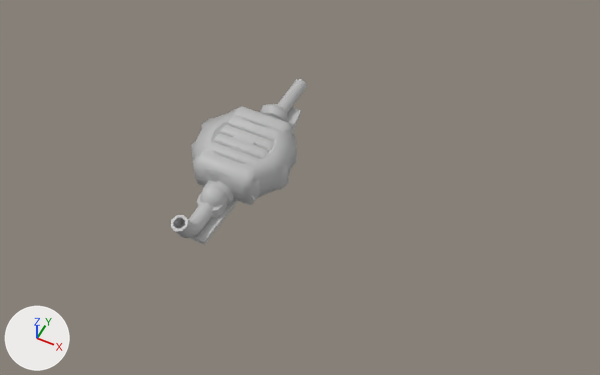
A saved change to the FBX model Assets/Client/Meshes/Details.fbx.
One viewpoint serves both versions: a camera (50 mm lens) standing at (0.0448, -0.0717, 0.0893) and looking at (0.0094, -0.0008, 0.0007). The lights are fixed; the arrows at lower left show +X, +Y and +Z. Where no turn or scale is listed for an object, it has been applied to the vertices.

The older version as bpy lines, for what is in view:
```python
ob_detail1 = bpy.data.objects.new('Detail1', me_mesh)
ob_detail1.location = (0.0, 0.0, 0.0)
ob_detail2 = bpy.data.objects.new('Detail2', me_mesh_001)
ob_detail2.location = (0.0, 0.0, 0.0)
ob_detail3 = bpy.data.objects.new('Detail3', me_mesh_002)
ob_detail3.location = (0.0, 0.0, 0.0)
ob_detail4 = bpy.data.objects.new('Detail4', me_mesh_005)
ob_detail4.location = (0.0, 0.0, 0.0)
ob_detail5 = bpy.data.objects.new('Detail5', me_mesh_003)
ob_detail5.location = (0.0, 0.0, 0.0)
ob_detail6 = bpy.data.objects.new('Detail6', me_mesh_004)
ob_detail6.location = (0.0, 0.0, 0.0)
ob_detail7 = bpy.data.objects.new('Detail7', me_mesh_006)
ob_detail7.location = (0.0, 0.0, 0.0)
ob_wheel = bpy.data.objects.new('Wheel', me_mesh_007)
ob_wheel.location = (0.0, 0.0, 0.0)
```
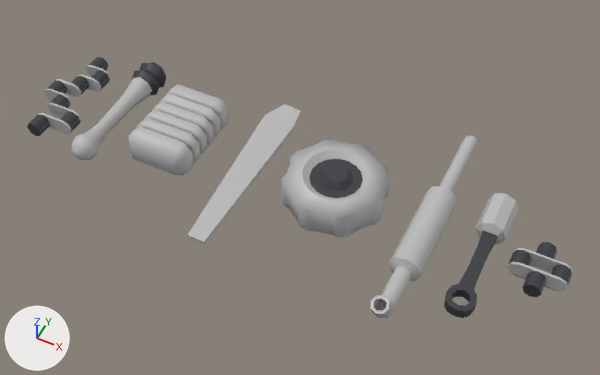
Pixel boxes [x1, y1, x2, y2] of what changed, in the pictures (600 x 375 px):
'Wheel', recoloured, moved: before [191, 109, 297, 199]; after [282, 139, 390, 238]
'Detail5', moved: before [193, 107, 293, 201]; after [128, 84, 229, 175]
'Detail6', moved: before [171, 79, 307, 238]; after [370, 135, 478, 318]
'Detail3', recoloured, moved: before [200, 104, 289, 207]; after [71, 62, 166, 160]
'Detail4', recoloured, moved: before [197, 195, 227, 218]; after [444, 193, 518, 318]
'Detail1', shading changed, recoloured, moved: before [238, 193, 260, 205]; after [27, 57, 111, 136]
'Detail2', moved (not visible before): after [507, 242, 573, 297]
part 1 of me_mesh_005, recoloured: before [197, 195, 227, 218]; after [444, 231, 497, 318]
part 2 of me_mesh_007, recoloured: before [232, 135, 257, 153]; after [309, 159, 363, 198]
part 3 of me_mesh_002, recoloured: before [260, 104, 289, 122]; after [132, 62, 166, 95]
part 4 of me_mesh_006, shading changed: before [189, 107, 301, 245]; after [187, 104, 301, 245]
part 5 of me_mesh, shading changed: before [238, 195, 255, 205]; after [39, 65, 111, 134]
part 6 of me_mesh, recoloured: after [47, 76, 89, 108]
part 7 of me_mesh, recoloured: after [27, 114, 50, 136]
part 8 of me_mesh, recoloured: after [89, 57, 108, 71]
part 9 of me_mesh, recoloured: after [91, 70, 110, 89]
part 10 of me_mesh, recoloured: after [60, 112, 80, 132]

What the commit changed:
Material 'TractorAdd' (mat_tractoradd) is new.
Its base color is (0.041, 0.043, 0.0523) (black #393a41).
me_mesh_006 has 12 vertices, 10 faces and spans x -0.0023..0.0029, y -0.0153..0.0139, z 0.0..0.0007.
me_mesh_006 is used by ob_detail7; location (0.0, 0.0, 0.0).
me_mesh_006 part 4: edges marked sharp go from 16 to 20.
me_mesh_007 has 194 vertices, 208 faces and spans x -0.00749..0.00749, y -0.00749..0.00749, z 0.0..0.00544.
me_mesh_007 is used by ob_wheel; location (0.0, 0.0, 0.0).
me_mesh_007 part 2: all 48 faces centred in x -0.00295..0.00295, y -0.00295..0.00295, z 0.00446..0.00544 switch from mat_lambert1 (grey #bcbcbc) to mat_tractoradd (black #393a41).
me_mesh has 190 vertices, 204 faces and spans x -0.0037..0.005, y -0.0088..0.0088, z 0.0..0.0025.
me_mesh is used by ob_detail1; location (0.0, 0.0, 0.0).
me_mesh part 5: edges marked sharp go from 146 to 392.
me_mesh part 6: 32 of the faces centred in x -0.0035..0.0011, y -0.0025..0.0025, z 0.0002..0.0023 switch from mat_lambert1 (grey #bcbcbc) to mat_tractoradd (black #393a41).
me_mesh part 7: 16 of the faces centred in x -0.0011..0.0011, y -0.0088..-0.0076, z 0.0002..0.0023 switch from mat_lambert1 (grey #bcbcbc) to mat_tractoradd (black #393a41).
me_mesh part 8: 16 of the faces centred in x -0.0011..0.0011, y 0.0076..0.0088, z 0.0002..0.0023 switch from mat_lambert1 (grey #bcbcbc) to mat_tractoradd (black #393a41).
me_mesh part 9: 8 of the faces centred in x 0.0011..0.0032, y 0.005, z 0.0002..0.0023 switch from mat_lambert1 (grey #bcbcbc) to mat_tractoradd (black #393a41).
me_mesh part 10: 8 of the faces centred in x 0.0027..0.0048, y -0.005, z 0.0002..0.0023 switch from mat_lambert1 (grey #bcbcbc) to mat_tractoradd (black #393a41).
me_mesh_002 has 106 vertices, 112 faces and spans x -0.0025..0.0025, y -0.0109..0.0105, z -0.0005..0.0046.
me_mesh_002 is used by ob_detail3; location (0.0, 0.0, 0.0).
me_mesh_002 part 3: all 40 faces centred in x -0.0019..0.0019, y 0.0066..0.0103, z 0.0001..0.0039 switch from mat_lambert1 (grey #bcbcbc) to mat_tractoradd (black #393a41).
me_mesh_005 has 116 vertices, 124 faces and spans x -0.0021..0.0021, y -0.0115..0.0089, z -0.0007..0.0036.
me_mesh_005 is used by ob_detail4; location (0.0, 0.0, 0.0).
me_mesh_005 part 1: all 84 faces centred in x -0.0018..0.0018, y -0.0114..0.0008, z 0.0007..0.0022 switch from mat_lambert1 (grey #bcbcbc) to mat_tractoradd (black #393a41).
Object 'Detail2' (ob_detail2) moves from (0.0, 0.0, 0.0) to (0.044, 0.0, 0.0).
Object 'Detail5' (ob_detail5) moves from (0.0, 0.0, 0.0) to (-0.0111, 0.0, 0.0).
Object 'Wheel' (ob_wheel) moves from (0.0, 0.0, 0.0) to (0.0145, 0.0, 0.0).
Object 'Detail1' (ob_detail1) moves from (0.0, 0.0, 0.0) to (-0.0316, 0.0, 0.0).
Object 'Detail3' (ob_detail3) moves from (0.0, 0.0, 0.0) to (-0.0219, 0.0, 0.0).
Object 'Detail6' (ob_detail6) moves from (0.0, 0.0, 0.0) to (0.0283, 0.0, 0.0).
Object 'Detail4' (ob_detail4) moves from (0.0, 0.0, 0.0) to (0.0363, 0.0, 0.0).
